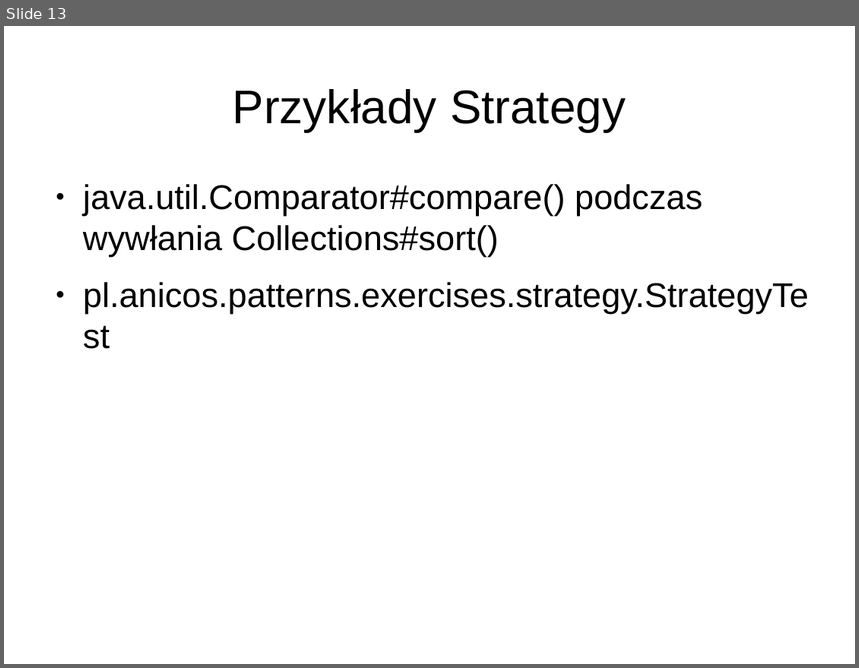
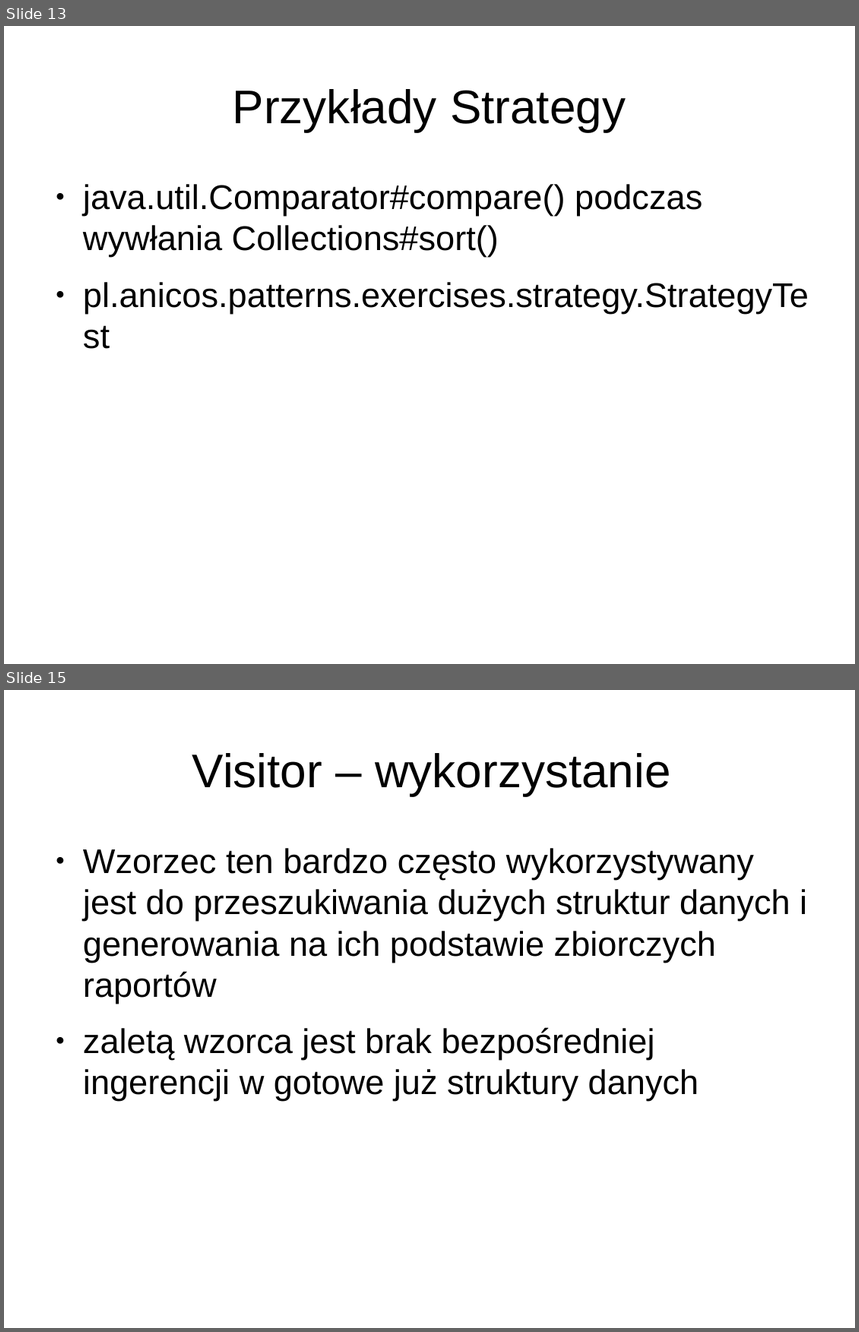
Before and after one commit to anicos/wzorce-projektowe-prezentacja, a slide deck: Part_3.odp. Shown one above the other, each under a label of ours: slide 13 before the commit, slides 13 and 15 after it; the slides between them are not shown. The pictures are 859x668 and 859x1332 pixels, drawn with LibreOffice and Linux fonts; fonts in the diff are those of the drawing. Boxes give left, top, right and bottom in pixels: in the first picture for what was removed or moved away, otherwise in the second. Text is boxed around its words. In the diff, an @@ line names an element or a change of style, - is before the commit and + after.

```diff
--- a/Part_3.odp
+++ b/Part_3.odp
@@ slide 15 added at [4, 690, 855, 1328], background #FFFFFF @@
@@ title added at [192, 753, 671, 796], 44 pt, text #000000 @@
+Visitor – wykorzystanie
@@ text added at [83, 848, 807, 1101], 32 pt, text #000000 @@
+● Wzorzec ten bardzo często wykorzystywany jest do przeszukiwania dużych struktur danych i generowania na ich podstawie zbiorczych raportów
+● zaletą wzorca jest brak bezpośredniej ingerencji w gotowe już struktury danych
```
Also in this commit, not shown: 11 other slides added, 2 other files.
